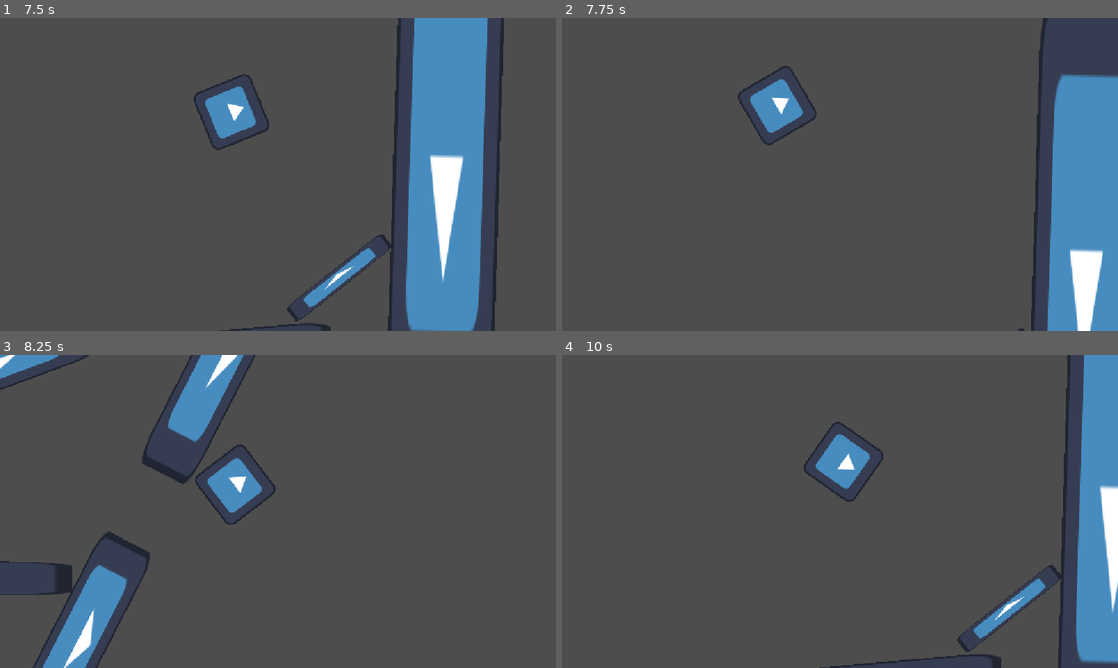
Above: before the commit, frames 1-4 (two rows, left to right).
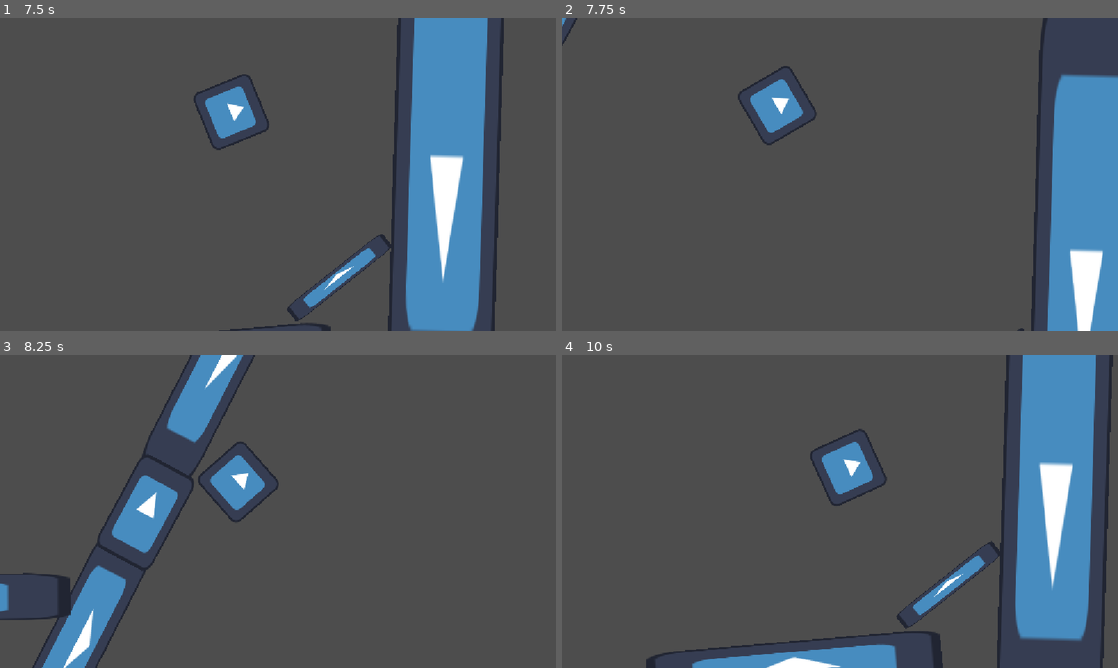
Above: after the commit, the same moments.

Repository: cyan-teal/hole-bounce
Game: Godot game, scene res://scenes/main.tscn
Same seed, same stepped clock (60 frames per second), same inputs: the game is played once before the commit and once after it. The engine's default icon, where the game draws it, is replaced by a stand-in: a white triangle on a blue panel in a dark square.
Inputs:
- Up to frame 1 (7.5 s): hold Left (go_left) 1.28-2.03 s; hold Left (go_left) 3.53-5.78 s
- Up to frame 2 (7.75 s): no input
- Up to frame 3 (8.25 s): hold Left (go_left) from 8.03 s (still down)
- Up to frame 4 (10 s): release Left (go_left) at 9.53 s

Frame 1 is identical in both runs. In frame 2, less than 0.1% of the frame differs, in the area x 0-3%, y 0-9%; in frame 3, 4.7%; in frame 4, 20%, in the area x 15-100%, y 0-100%.

Commit message:
up

Diff:
--- a/hole-bounce/scenes/level_1.tscn
+++ b/hole-bounce/scenes/level_1.tscn
@@ -4,6 +4,8 @@
 [ext_resource type="PackedScene" uid="uid://b2b1gi5tljg5o" path="res://scenes/object.tscn" id="2_bswci"]
 [ext_resource type="Script" uid="uid://dfs47tdn7w3cg" path="res://scenes/launch_pad 1.gd" id="3_5xbjy"]
 [ext_resource type="PackedScene" uid="uid://bixobljkd83tk" path="res://scenes/launch_pad.tscn" id="3_rus8k"]
+[ext_resource type="PackedScene" uid="uid://bg8re1clvsn4u" path="res://scenes/level_end.tscn" id="5_fcfvj"]
+[ext_resource type="PackedScene" uid="uid://dc3ifb2nhulun" path="res://scenes/hole.tscn" id="6_pa8r4"]
 
 [node name="Level1" type="Node2D" unique_id=2075713534]
 
@@ -23,15 +25,21 @@
 script = ExtResource("3_5xbjy")
 
 [node name="LaunchPad3" parent="." unique_id=1313600943 instance=ExtResource("3_rus8k")]
-position = Vector2(-793, -766)
+position = Vector2(-1255.0001, -750)
 rotation = -0.017124414
 scale = Vector2(2.0281909, 0.30899045)
 script = ExtResource("3_5xbjy")
 
 [node name="LaunchPad4" parent="." unique_id=626121635 instance=ExtResource("3_rus8k")]
-position = Vector2(-940, -2273)
-rotation = -1.1015483
-scale = Vector2(3.9717176, 0.4121212)
+position = Vector2(-1268.9998, -1923)
+rotation = -3.9791002
+scale = Vector2(3.688785, 0.76176465)
+script = ExtResource("3_5xbjy")
+
+[node name="LaunchPad5" parent="." unique_id=1993517078 instance=ExtResource("3_rus8k")]
+position = Vector2(-1941.9998, -854.99994)
+rotation = -4.6979575
+scale = Vector2(18.90972, 0.76176465)
 script = ExtResource("3_5xbjy")
 
 [node name="Object" parent="." unique_id=1360642315 instance=ExtResource("2_bswci")]
@@ -53,29 +61,34 @@
 rotation = 2.0442364
 scale = Vector2(3.5481184, 0.9337929)
 
-[node name="Object7" parent="." unique_id=1108613551 instance=ExtResource("2_bswci")]
-position = Vector2(-118.999985, -1122.9999)
-rotation = 2.7856624
-scale = Vector2(3.5481184, 0.9337929)
-
 [node name="Object10" parent="." unique_id=394653089 instance=ExtResource("2_bswci")]
-position = Vector2(-508.99997, -754)
+position = Vector2(-590.00006, -726.00006)
 rotation = 3.147318
-scale = Vector2(1.4475749, 0.5457296)
+scale = Vector2(1.4189186, -0.7273016)
 
 [node name="Object8" parent="." unique_id=1761659843 instance=ExtResource("2_bswci")]
-position = Vector2(-499.99997, -683.99994)
+position = Vector2(-361, -641.00006)
+rotation = -0.005987568
+scale = Vector2(6.4913645, 0.7497265)
+
+[node name="Object11" parent="." unique_id=1221311648 instance=ExtResource("2_bswci")]
+position = Vector2(-539, -1635)
 rotation = 0.010075251
 scale = Vector2(8.677111, 0.54455286)
 
-[node name="Object11" parent="." unique_id=1221311648 instance=ExtResource("2_bswci")]
-position = Vector2(-50.00006, -1781)
-rotation = 0.010075251
+[node name="Object14" parent="." unique_id=1309067129 instance=ExtResource("2_bswci")]
+position = Vector2(-292, -1332)
+rotation = 3.039499
 scale = Vector2(8.677111, 0.54455286)
 
-[node name="Object9" parent="." unique_id=377256300 instance=ExtResource("2_bswci")]
-position = Vector2(-1231.0001, -776)
-rotation = 0.008663848
+[node name="Object12" parent="." unique_id=111614548 instance=ExtResource("2_bswci")]
+position = Vector2(206.99997, -1712)
+rotation = 0.010075251
+scale = Vector2(3.076568, 0.5374804)
+
+[node name="Object13" parent="." unique_id=51509976 instance=ExtResource("2_bswci")]
+position = Vector2(-887.00006, -762)
+rotation = -3.148922
 scale = Vector2(2.8017209, 0.7818983)
 
 [node name="Object6" parent="." unique_id=1790605426 instance=ExtResource("2_bswci")]
@@ -87,3 +100,11 @@
 position = Vector2(1354.0001, -350.00003)
 rotation = 0.030936196
 scale = Vector2(1.7242126, -8.620272)
+
+[node name="LevelEnd" parent="." unique_id=1912925523 instance=ExtResource("5_fcfvj")]
+position = Vector2(-1527, -429)
+
+[node name="Hole" parent="." unique_id=682024800 instance=ExtResource("6_pa8r4")]
+position = Vector2(209.99998, -816.99994)
+rotation = 0.494495
+scale = Vector2(1, 1.7124414)
